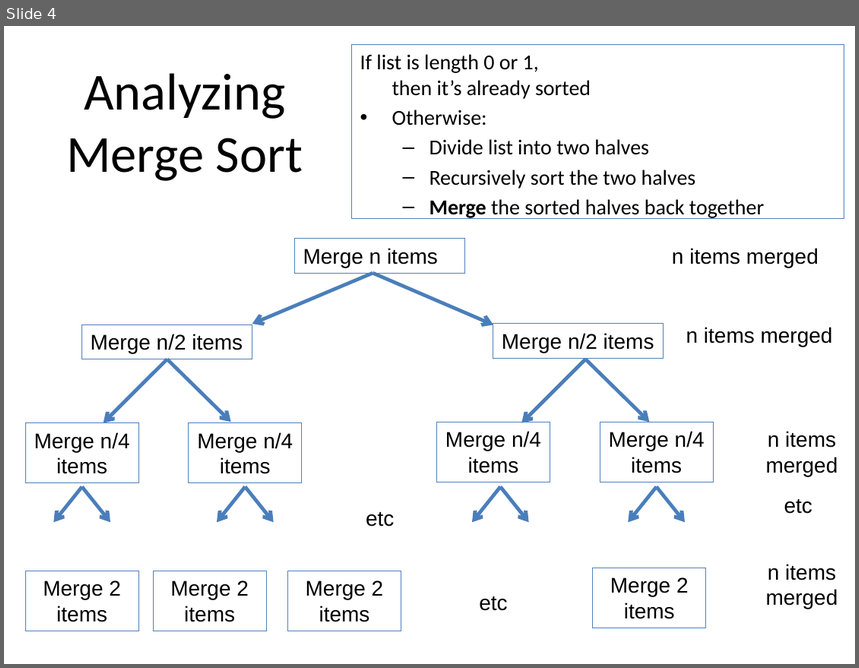
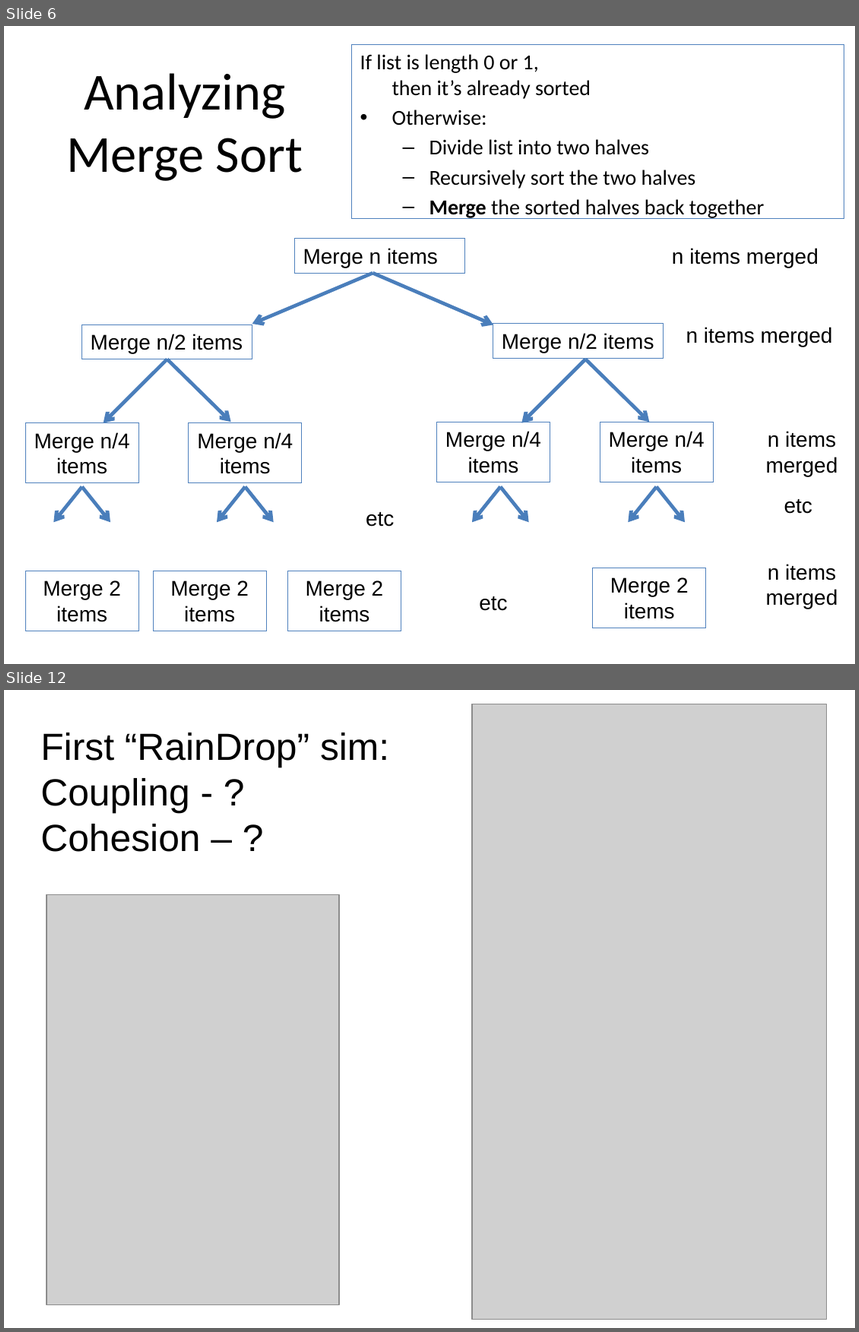
Before and after one commit to RHIT-CSSE/csse220, a slide deck: ClassMaterials/MergeSort/Slides/MergeSort.pptx. Shown one above the other, each under a label of ours: slide 4 before the commit, slides 6 and 12 after it; the slides between them are not shown. The pictures are 859x668 and 859x1332 pixels, drawn with LibreOffice and Linux fonts; fonts in the diff are those of the drawing; grey boxes stand for pictures. Boxes give left, top, right and bottom in pixels: in the first picture for what was removed or moved away, otherwise in the second. Text is boxed around its words. In the diff, an @@ line names an element or a change of style, - is before the commit and + after.

```diff
--- a/ClassMaterials/MergeSort/Slides/MergeSort.pptx
+++ b/ClassMaterials/MergeSort/Slides/MergeSort.pptx
@@ slide 12 added at [4,690,855,1328], background #FFFFFF @@
@@ picture added at [472,704,827,1320] @@
@@ text added at [40,733,389,852], 32 pt, text #000000 @@
+First “RainDrop” sim:
+Coupling - ?
+Cohesion – ?
@@ picture added at [47,894,339,1305] @@
@@ what was slide 4 is now slide 6 @@
```
Also in this commit, not shown: 3 slides changed, 12 other slides added, 1 slide removed, 2 other files.
